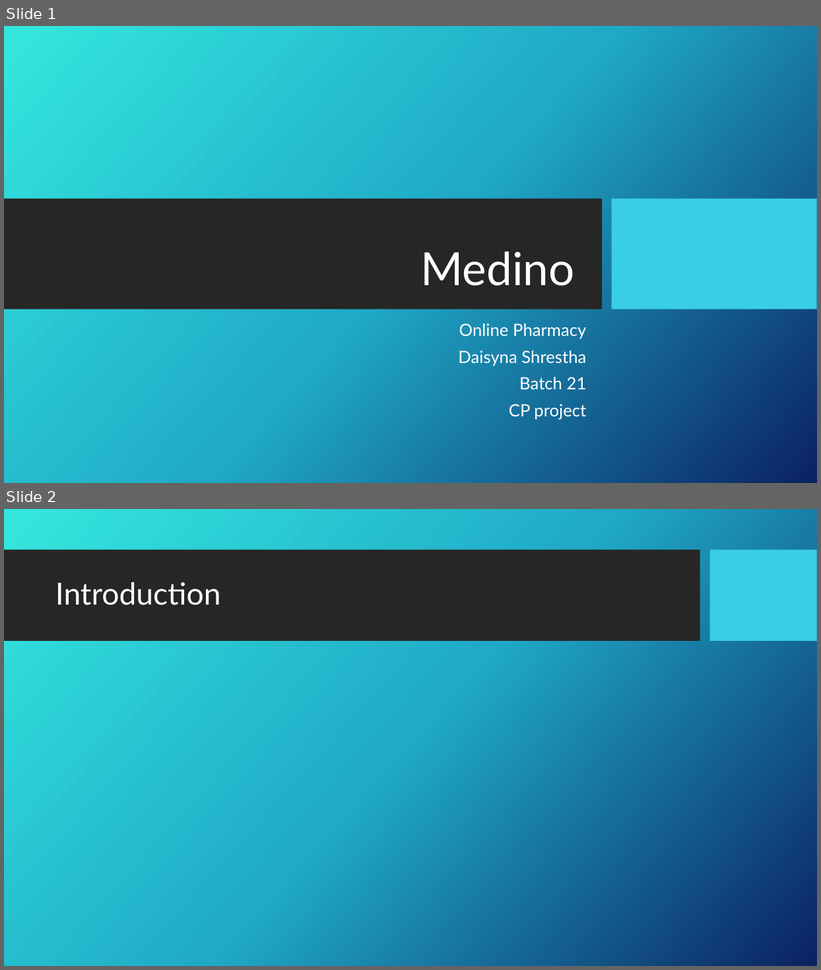
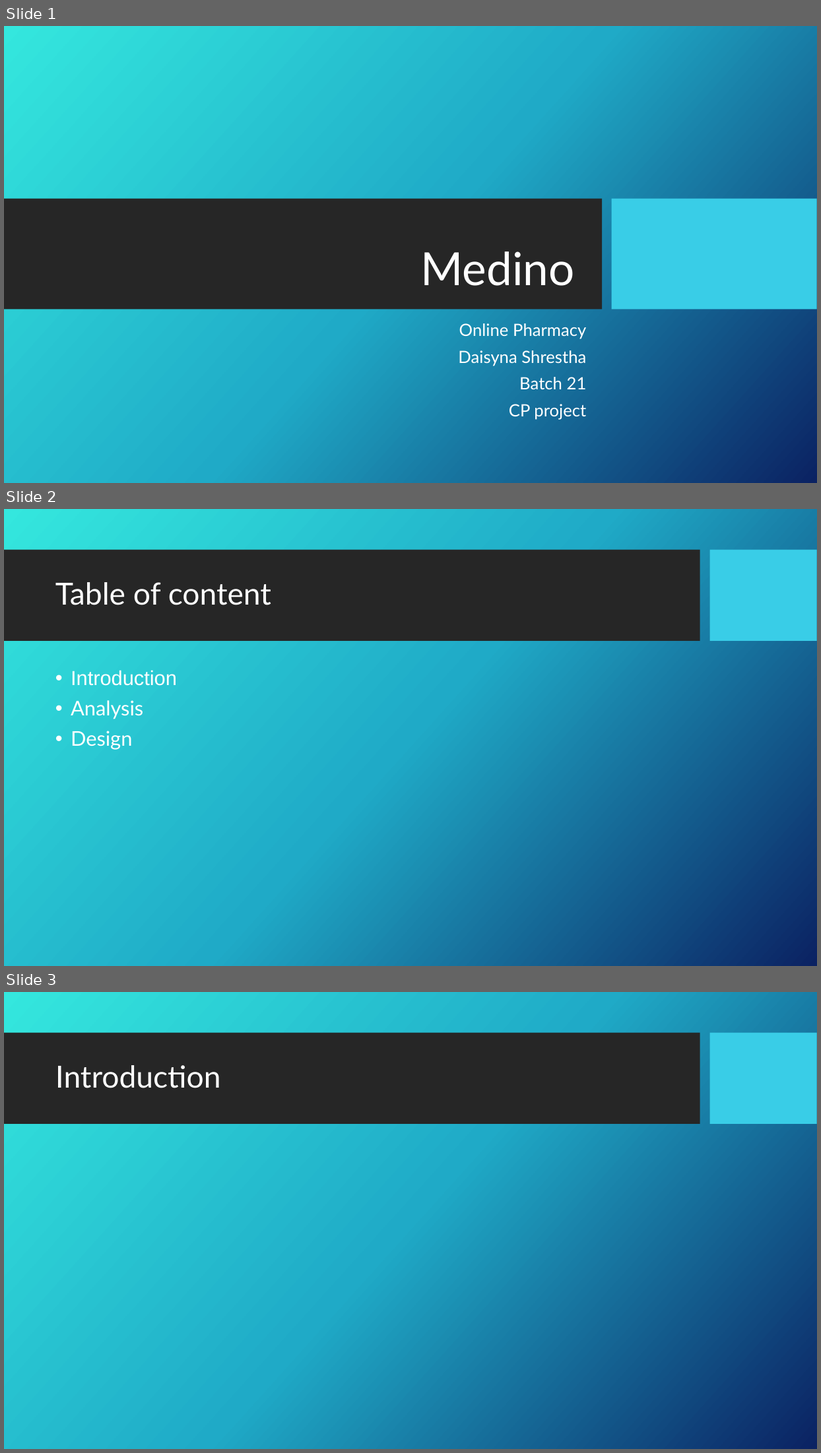
Before and after one commit to sdaisyna/PharmacyMS, a slide deck: Design/Medino.pptx. Shown one above the other, each under a label of ours: slides 1 and 2 before the commit, slides 1, 2 and 3 after it. The pictures are 821x970 and 821x1453 pixels, drawn with LibreOffice and Linux fonts; fonts in the diff are those of the drawing; background and template pictures are left out. Boxes give left, top, right and bottom in pixels: in the first picture for what was removed or moved away, otherwise in the second. Text is boxed around its words. In the diff, an @@ line names an element or a change of style, - is before the commit and + after.

```diff
--- a/Design/Medino.pptx
+++ b/Design/Medino.pptx
@@ slide 2 added at (4,509,817,966), background picture (left out); not listed: 2 template elements that a slide beside it also shows @@
@@ title added at (55,582,271,605), 36 pt, text #FFFFFF @@
+Table of content
@@ text added at (71,670,177,750), 24 pt, text #FFFFFF @@
+• Introduction
+• Analysis
+• Design
@@ what was slide 2 is now slide 3 @@
```
Also in this commit, not shown: 40 other files.
